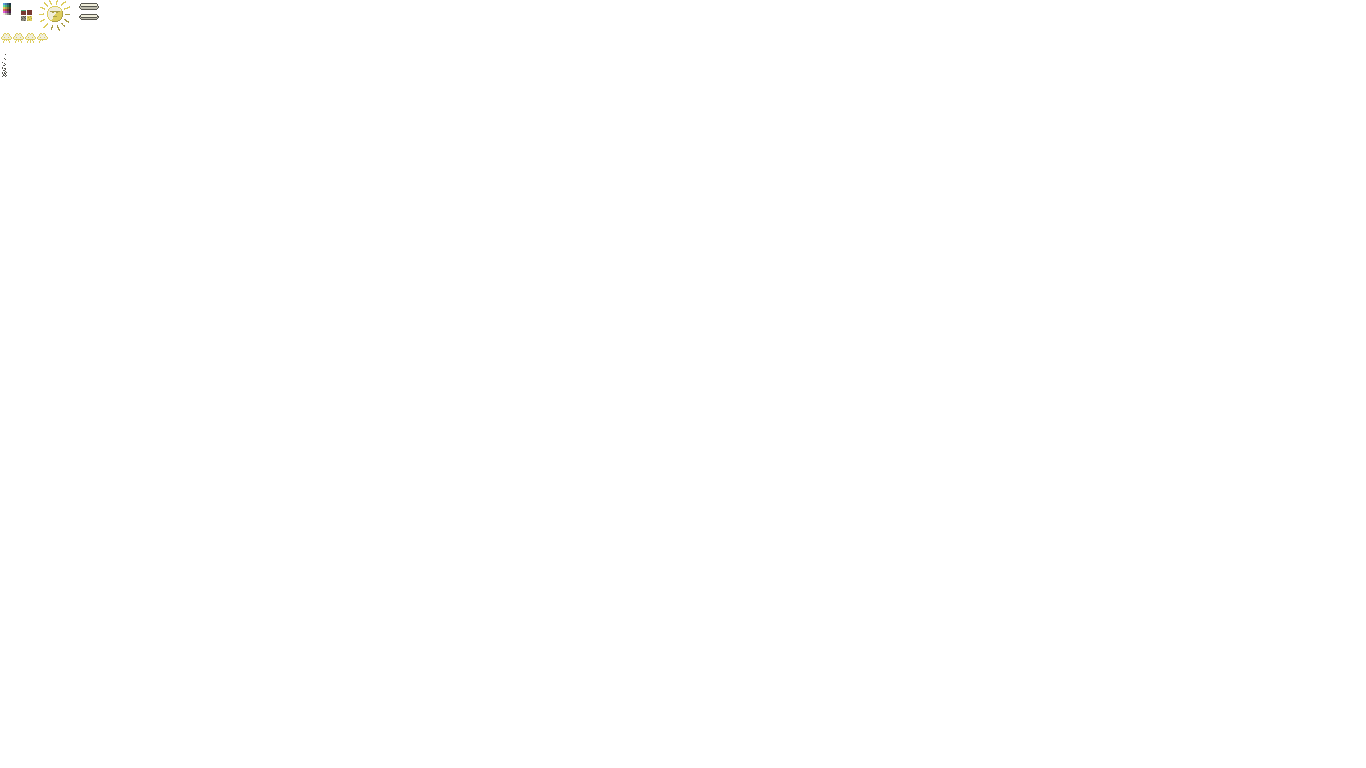
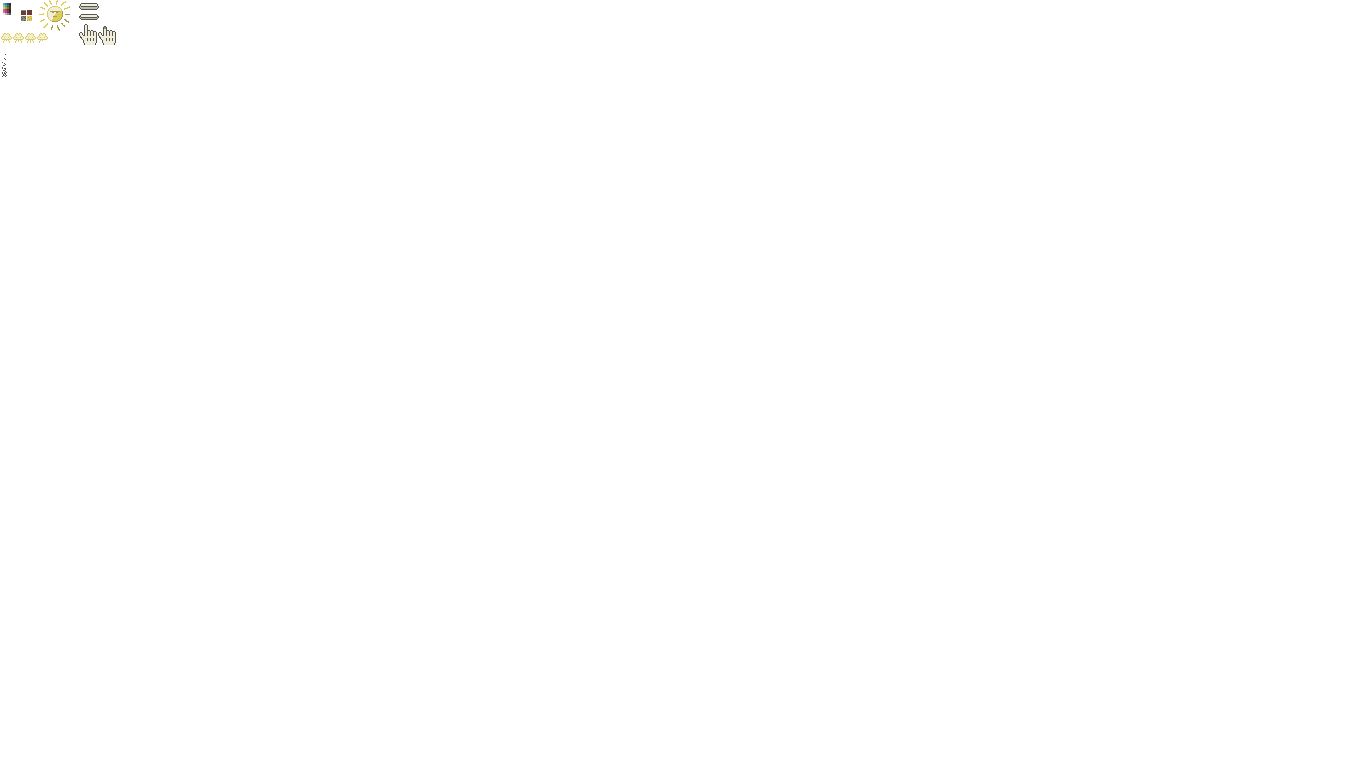
Comparing the layer stacks of the two w=1366, h=768 images. Changes:
painted on "blocks" over [79, 24, 116, 45]
